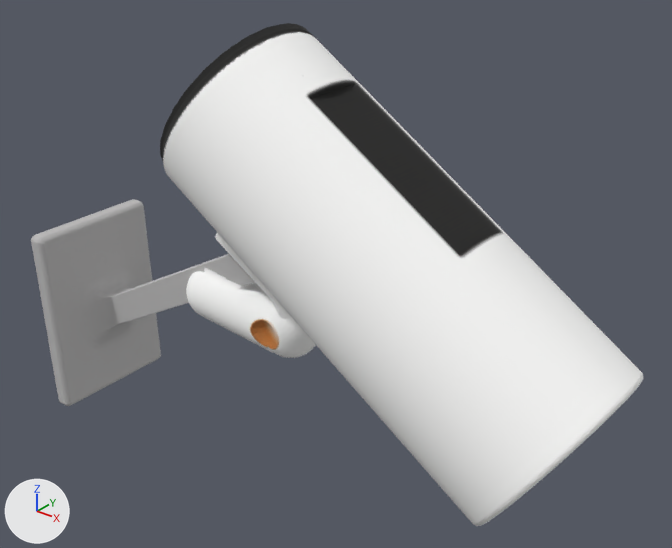
The OBJ model public/Kamera/kamera.obj, before and after one commit.
Camera for both pictures: a 50 mm lens placed at (13.7, -16.2, 28.0), pointed at (0.3, 0.7, 17.5). Lighting does not change. The marker at lower left points along +X, +Y and +Z. Where no turn or scale is listed for an object, it has been applied to the vertices.

The first picture shows '282397_23_05_24_18_27_55_0'.
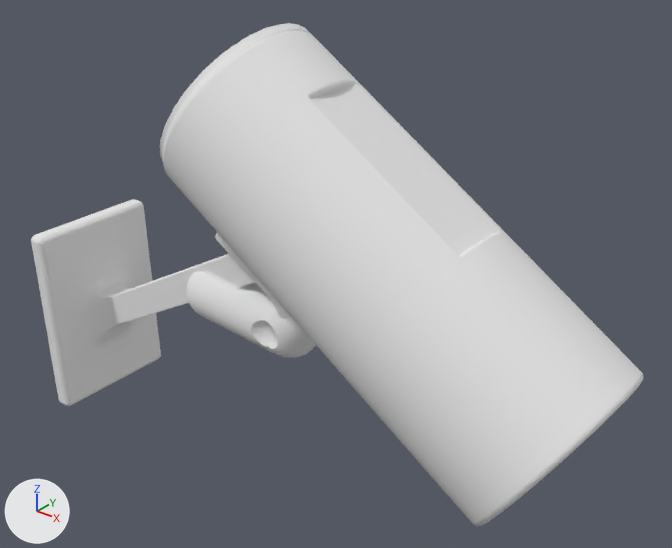
The change in detail:
Material 'kamera' (mat_kamera) is new.
Its base color is (0.8, 0.8, 0.8) (white #e7e7e7).
Its roughness is 1.0.
me_282397_23_05_24_18_27_55_0 has 4000 vertices, 8000 faces and spans x -9.4..8.4, y -2.5..2.5, z 11.0..23.8.
me_282397_23_05_24_18_27_55_0 no longer uses material mat_282397_23_05_24_18_27_55_0 (picture img_282397_23_05_24_18_27_55_0_color_png).
me_282397_23_05_24_18_27_55_0 now uses material mat_kamera (white #e7e7e7).

Pixel boxes [x1, y1, x2, y2] of what changed, in the pictures (672 x 548 px):
'282397_23_05_24_18_27_55_0', recoloured: [31, 23, 643, 526] in both
